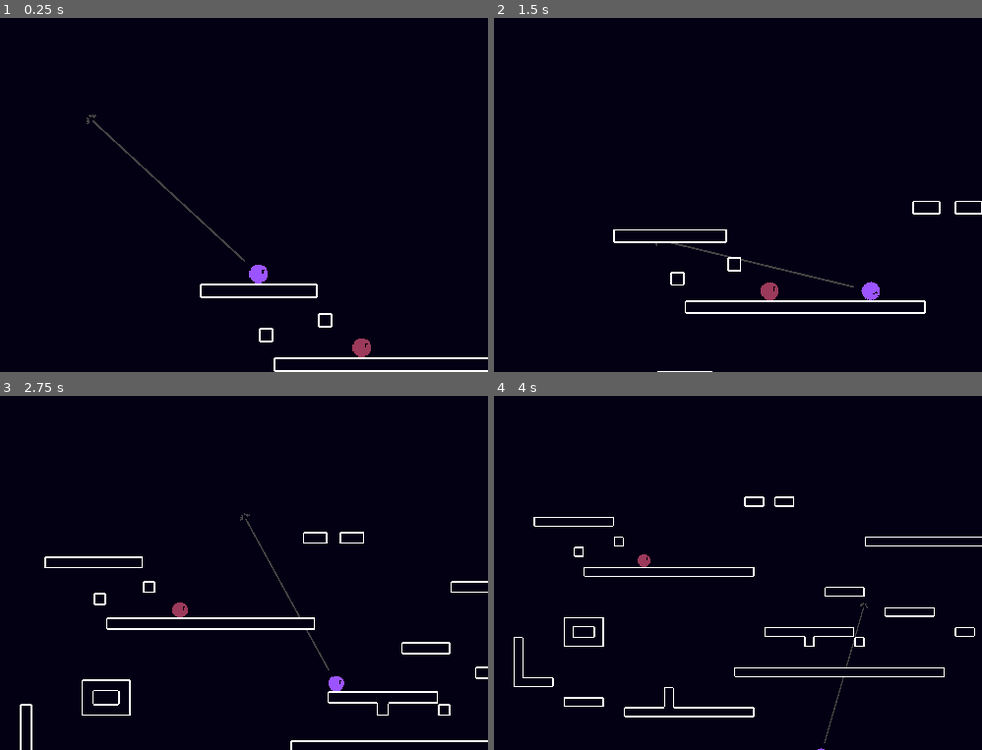
Above: before the commit, frames 1-4 (two rows, left to right).
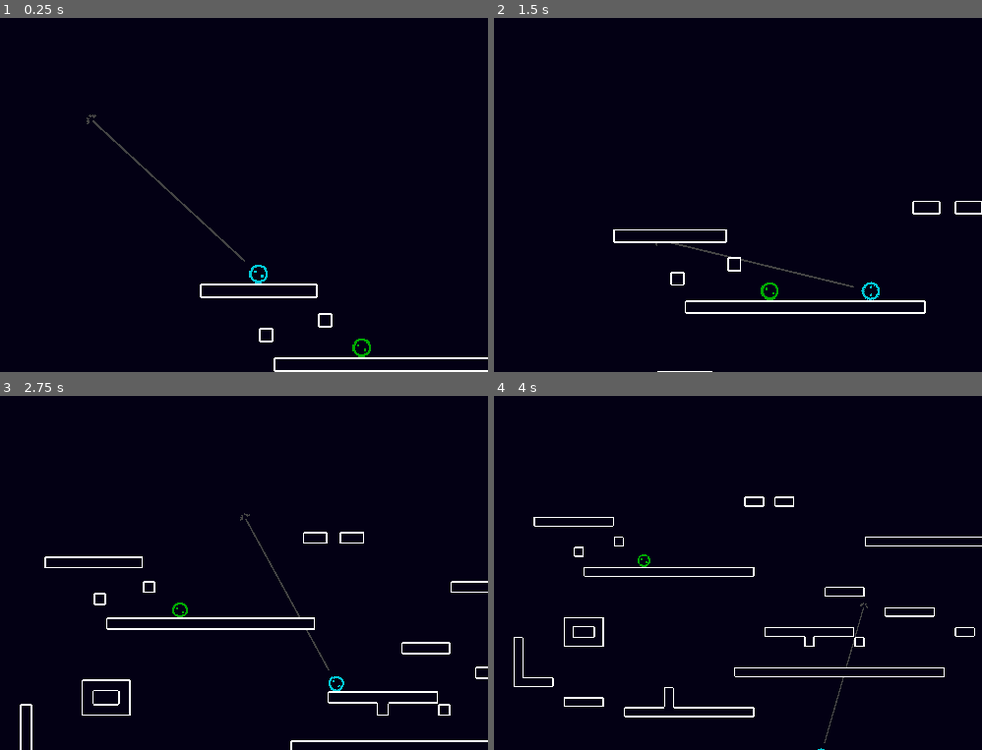
Above: after the commit, the same moments.

Repository: uniqueusername/fruit-smash
Game: Godot game, scene res://scenes/levels/world.tscn
The game is run twice, just before and just after one commit, with the same random seed, the same clock (stepped at 60 frames per second) and the same inputs.
Inputs (mouse positions are in pixels of both pictures, inside the frame that each line leads up to):
- Up to frame 1 (0.25 s): no input
- Up to frame 2 (1.5 s): move the mouse to (806, 177) at 0.52 s; hold Right (ui_right) from 0.53 s (still down); click (806, 177) at 0.6 s; tap Up (ui_up) at 0.77 s; move the mouse to (542, 212) at 1.27 s; click (542, 212) at 1.35 s
- Up to frame 3 (2.75 s): tap Up (ui_up) at 1.52 s; move the mouse to (234, 495) at 2.02 s; release Right (ui_right) at 2.03 s; hold Left (ui_left) from 2.03 s (still down); click (234, 495) at 2.1 s
- Up to frame 4 (4 s): move the mouse to (635, 643) at 2.77 s; release Left (ui_left) at 2.78 s; hold Right (ui_right) from 2.78 s (still down); click (635, 643) at 2.85 s; tap Up (ui_up) at 3.02, 3.77 s; move the mouse to (855, 626) at 3.52 s; click (855, 626) at 3.6 s

The runs differ from the first frame. In frame 1, 0.3% of the frame differs, in the area x 51-77%, y 69-96%; in frame 2, 0.3%; in frame 3, 0.2%; in frame 4, less than 0.1%.

Commit message:
update character sprites

Diff:
--- a/scenes/levels/world.tscn
+++ b/scenes/levels/world.tscn
@@ -17,7 +17,7 @@
 metadata/mnk_enabled = true
 
 [node name="player2" parent="players" instance=ExtResource("1_xiv0j")]
-modulate = Color(1, 0.694118, 0.352941, 1)
+modulate = Color(0.541176, 0.847059, 0, 1)
 position = Vector2(224, 180)
 
 [node name="walls" type="TileMap" parent="."]
@@ -25,3 +25,6 @@
 format = 2
 layer_0/tile_data = PackedInt32Array(458755, 131072, 1, 458756, 131072, 0, 458757, 131072, 0, 458758, 131072, 0, 458759 …(2560 unchanged characters)…
 metadata/_edit_lock_ = true
+
+[editable path="players/player"]
+[editable path="players/player2"]
Binary file changed: assets/sprites/player.png
Not shown, added: assets/sprites/player.png~
